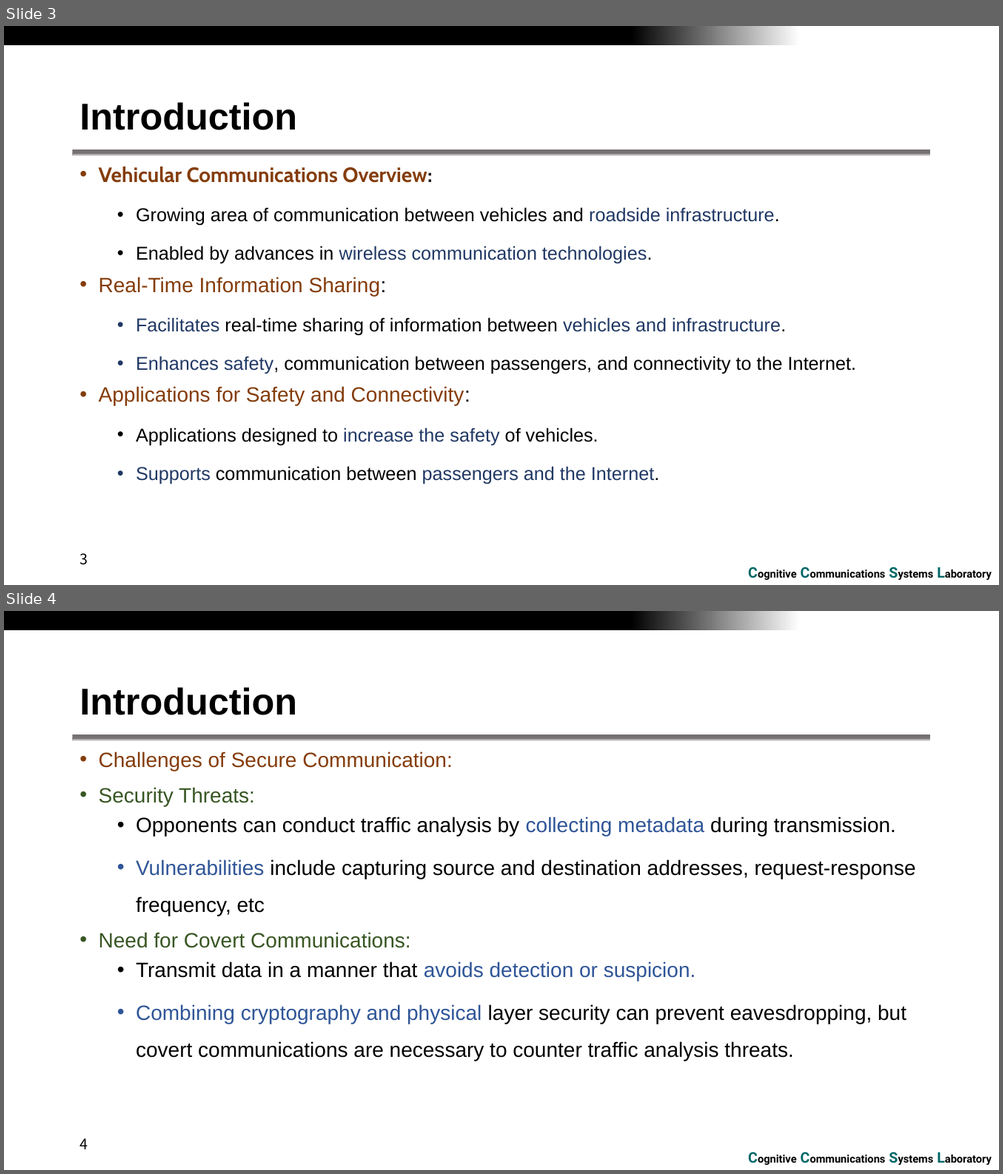
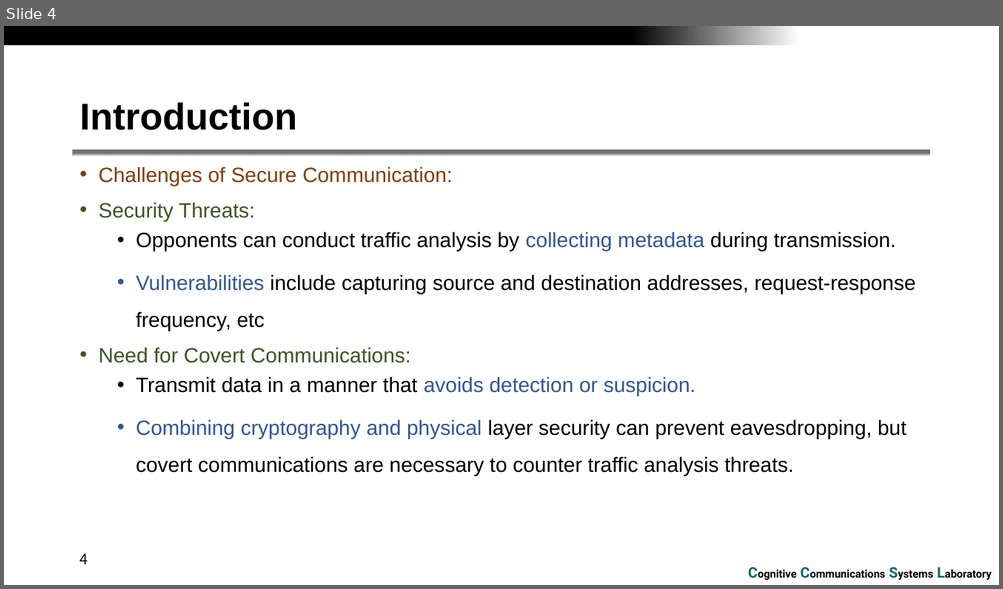
Before and after one commit to RefatHanbat/Presentation-of-SDM, a slide deck: winter_conference_2024.pptx. Shown one above the other, each under a label of ours: slides 3 and 4 before the commit, slide 4 after it. The pictures are 1003x1174 and 1003x589 pixels, drawn with LibreOffice and Linux fonts; fonts in the diff are those of the drawing; background and template pictures are left out. Boxes give left, top, right and bottom in pixels: in the first picture for what was removed or moved away, otherwise in the second. Text is boxed around its words. In the diff, an @@ line names an element or a change of style, - is before the commit and + after.

```diff
--- a/winter_conference_2024.pptx
+++ b/winter_conference_2024.pptx
@@ slide 3 removed at (4, 26, 999, 585), background #FFFFFF; not listed: 3 template elements that a slide beside it also shows @@
@@ title removed at (79, 102, 297, 130) @@
-Introduction
@@ text removed at (99, 167, 856, 485) @@
-• Vehicular Communications Overview:
-  • Growing area of communication between vehicles and roadside infrastructure.
-  • Enabled by advances in wireless communication technologies.
-• Real-Time Information Sharing:
-  • Facilitates real-time sharing of information between vehicles and infrastructure.
-  • Enhances safety, communication between passengers, and connectivity to the Internet.
-• Applications for Safety and Connectivity:
-  • Applications designed to increase the safety of vehicles.
-  • Supports communication between passengers and the Internet.
@@ page number removed at (79, 554, 88, 565) @@
-3
```
Also in this commit, not shown: 4 slides changed, 22 slides added, 11 other slides removed.
